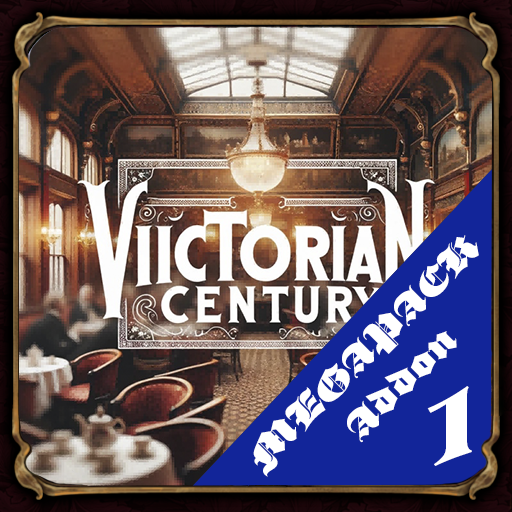
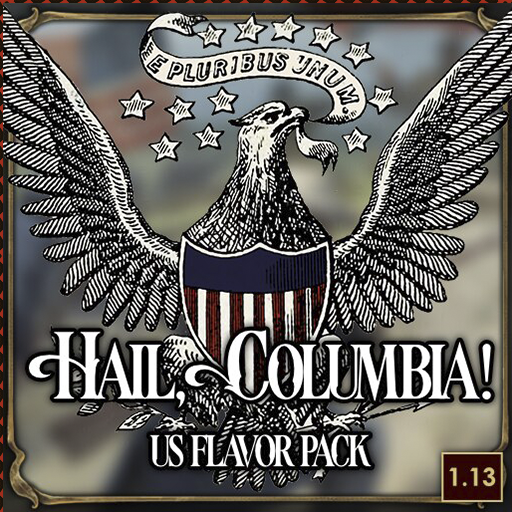
Layered file, before and after one edit (512x512). Changes by layer:
added layer "3" above "2" over [3, 3, 512, 512]
added layer "2" (1st of 2) above "1" over [3, 3, 509, 509]
added layer "1" above "Frame" over [0, 0, 512, 512]
renamed "1" to "2", painted on it over [414, 386, 485, 466]